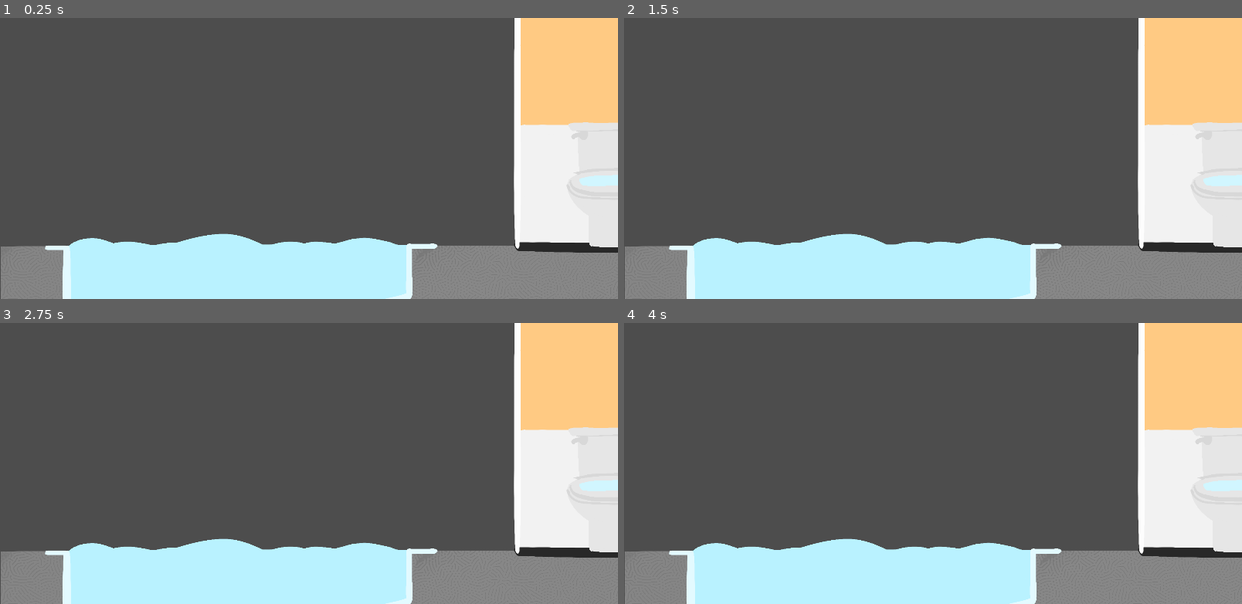
Above: before the commit, frames 1-4 (two rows, left to right).
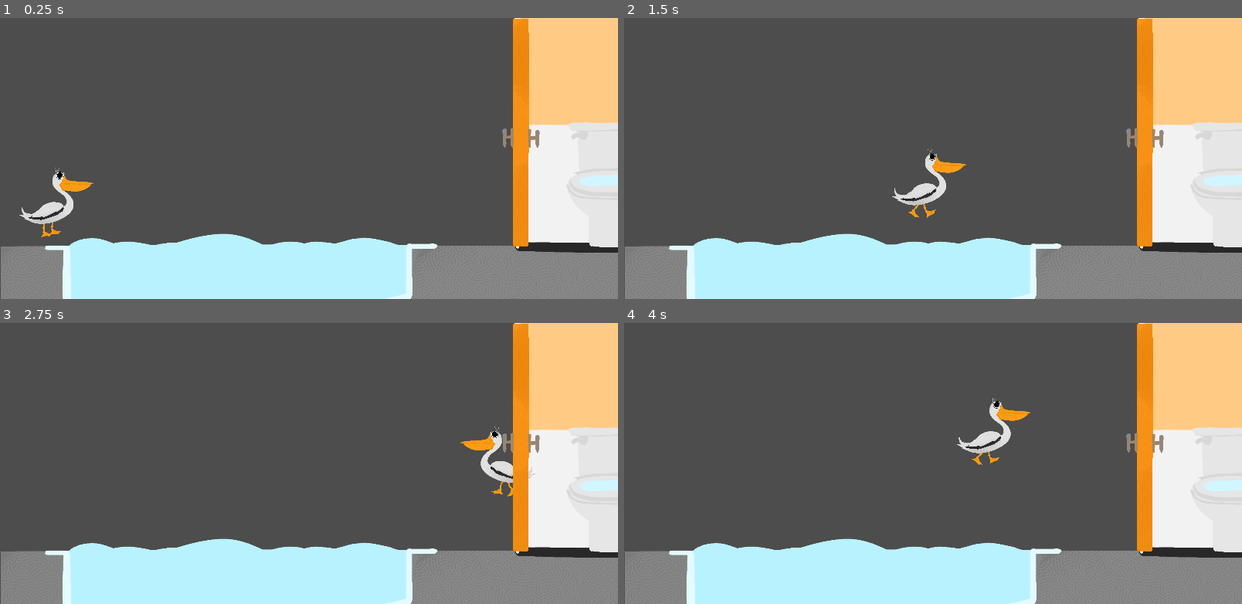
Above: after the commit, the same moments.

Repository: CISC204-S25/final-project-team-6
Game: Godot game, scene res://bathroom/bathroom.tscn
Same seed, same stepped clock (60 frames per second), same inputs: the game is played once before the commit and once after it. This scene is started directly instead of the project's main scene.
Inputs:
- Up to frame 1 (0.25 s): no input
- Up to frame 2 (1.5 s): tap Enter at 0.5 s; hold D (BirdRight) from 0.53 s (still down); tap Shift (Puffing) at 0.6 s; tap W (BirdUp) at 0.77 s; tap E (BirdPickup) at 1.35 s
- Up to frame 3 (2.75 s): tap W (BirdUp) at 1.52 s; tap Shift (Puffing) at 1.55, 2.1 s; release D (BirdRight) at 2.03 s; hold A (BirdLeft) from 2.03 s (still down)
- Up to frame 4 (4 s): release A (BirdLeft) at 2.78 s; hold D (BirdRight) from 2.78 s (still down); tap Space (Space) at 2.85 s; tap W (BirdUp) at 3.02, 3.77 s; tap Shift (Puffing) at 3.05, 3.6 s

The runs differ from the first frame. In frame 1, 3.0% of the frame differs, in the area x 3-88%, y 0-82%; in frame 2, 3.0%, in the area x 43-88%, y 0-82%; in frame 3, 2.9%; in frame 4, 3.0%.
Error before the commit: Invalid assignment of property or key 'value' with value of type 'float' on a base object of type 'null instance'. (res://pufferfish/SwimmingPlayer.gd:82)

Commit message:
Fixing stuff
Trying to fix some things like signals

Diff:
--- a/final-project/bathroom/bathroom.gd
+++ b/final-project/bathroom/bathroom.gd
@@ -1,11 +1,14 @@
 extends Node2D
 signal swimming
 signal notSwimming
+signal puffed_changed
+
+var is_puffed = false
 
 
 # Called when the node enters the scene tree for the first time.
 func _ready() -> void:
-	pass # Replace with function body.
+	pass
 
 
 # Called every frame. 'delta' is the elapsed time since the previous frame.
@@ -23,3 +26,19 @@
 
 func _on_collectable_body_entered(body: Node2D) -> void:
 	$collectable.hide();
+
+
+
+func _on_next_level_body_entered(body: Node2D) -> void:
+	get_tree().change_scene_to_file("res://vent_room/vent_room.tscn")
+
+
+func _on_be_puffed_body_entered(body: Node2D) -> void:
+	if(is_puffed == true):
+		$Doors/ClosedDoor.hide()
+		$Doors/OpenDoor.show()
+
+func _on_puffed_changed(new_bool : bool):
+	puffed_changed.emit()
+	if new_bool:
+		is_puffed = true
--- a/final-project/bathroom/bathroom.tscn
+++ b/final-project/bathroom/bathroom.tscn
@@ -1,8 +1,11 @@
-[gd_scene load_steps=27 format=3 uid="uid://c78mcnowa58pg"]
+[gd_scene load_steps=36 format=3 uid="uid://c78mcnowa58pg"]
 
 [ext_resource type="Script" path="res://bathroom/bathroom.gd" id="1_6ydqp"]
 [ext_resource type="Texture2D" uid="uid://ddpbvgqd36uec" path="res://bathroom/Untitled_Artwork (25).png" id="2_4m42d"]
 [ext_resource type="PackedScene" uid="uid://cv1x731ovllyw" path="res://pelican/pelican.tscn" id="3_wkrgc"]
+[ext_resource type="PackedScene" uid="uid://b8wyxwwulkfme" path="res://items/chips.tscn" id="4_3q0g8"]
+[ext_resource type="Texture2D" uid="uid://hdoimtbpwypg" path="res://bathroom/closedDoor.png" id="5_muf0u"]
+[ext_resource type="Texture2D" uid="uid://brimus63kenu0" path="res://bathroom/openedDoor.png" id="5_rvag1"]
 
 [sub_resource type="RectangleShape2D" id="RectangleShape2D_qlned"]
 size = Vector2(120.5, 256)
@@ -26,10 +29,7 @@
 size = Vector2(200, 785)
 
 [sub_resource type="RectangleShape2D" id="RectangleShape2D_4yj4v"]
-size = Vector2(636, 20)
-
-[sub_resource type="RectangleShape2D" id="RectangleShape2D_lctpo"]
-size = Vector2(45.5, 394.5)
+size = Vector2(1589, 55)
 
 [sub_resource type="RectangleShape2D" id="RectangleShape2D_11p6r"]
 size = Vector2(279.5, 53)
@@ -41,10 +41,19 @@
 size = Vector2(172, 42)
 
 [sub_resource type="RectangleShape2D" id="RectangleShape2D_buk6o"]
-size = Vector2(20, 82)
+size = Vector2(20, 98)
 
 [sub_resource type="RectangleShape2D" id="RectangleShape2D_bgrsy"]
-size = Vector2(44, 412)
+size = Vector2(39, 412)
+
+[sub_resource type="RectangleShape2D" id="RectangleShape2D_4sqmu"]
+size = Vector2(27, 11.75)
+
+[sub_resource type="RectangleShape2D" id="RectangleShape2D_gqqln"]
+size = Vector2(22.3524, 11)
+
+[sub_resource type="RectangleShape2D" id="RectangleShape2D_u7atd"]
+size = Vector2(14, 40)
 
 [sub_resource type="RectangleShape2D" id="RectangleShape2D_7tfxe"]
 size = Vector2(608, 94)
@@ -70,8 +79,21 @@
 [sub_resource type="RectangleShape2D" id="RectangleShape2D_04klo"]
 size = Vector2(58.5, 194)
 
-[sub_resource type="CircleShape2D" id="CircleShape2D_iygdn"]
-radius = 43.2897
+[sub_resource type="RectangleShape2D" id="RectangleShape2D_3qjrl"]
+size = Vector2(74, 160)
+
+[sub_resource type="CapsuleShape2D" id="CapsuleShape2D_1pse2"]
+radius = 35.0
+height = 120.0
+
+[sub_resource type="RectangleShape2D" id="RectangleShape2D_5e5t8"]
+size = Vector2(44, 150)
+
+[sub_resource type="RectangleShape2D" id="RectangleShape2D_2jofu"]
+size = Vector2(57.5, 407)
+
+[sub_resource type="RectangleShape2D" id="RectangleShape2D_qx2by"]
+size = Vector2(160.5, 145.5)
 
 [node name="Bathroom" type="Node2D"]
 script = ExtResource("1_6ydqp")
@@ -113,12 +135,8 @@
 shape = SubResource("RectangleShape2D_y4ckc")
 
 [node name="CollisionShape2D8" type="CollisionShape2D" parent="walls"]
-position = Vector2(1233, -13)
+position = Vector2(756.5, -30.5)
 shape = SubResource("RectangleShape2D_4yj4v")
-
-[node name="CollisionShape2D9" type="CollisionShape2D" parent="walls"]
-position = Vector2(913.75, 200.75)
-shape = SubResource("RectangleShape2D_lctpo")
 
 [node name="CollisionShape2D10" type="CollisionShape2D" parent="walls"]
 position = Vector2(433.25, 636.5)
@@ -134,14 +152,28 @@
 shape = SubResource("RectangleShape2D_xx1kc")
 
 [node name="CollisionShape2D13" type="CollisionShape2D" parent="walls"]
-position = Vector2(1269, 371)
+position = Vector2(1269, 363)
 shape = SubResource("RectangleShape2D_buk6o")
 
 [node name="CollisionShape2D14" type="CollisionShape2D" parent="walls"]
-position = Vector2(12, 196)
+position = Vector2(-15.5, 192)
 shape = SubResource("RectangleShape2D_bgrsy")
 
+[node name="CollisionShape2D9" type="CollisionShape2D" parent="walls"]
+position = Vector2(1245, 318)
+shape = SubResource("RectangleShape2D_4sqmu")
+
+[node name="CollisionShape2D15" type="CollisionShape2D" parent="walls"]
+position = Vector2(1227.05, 308.552)
+rotation = 0.644027
+shape = SubResource("RectangleShape2D_gqqln")
+
+[node name="CollisionShape2D16" type="CollisionShape2D" parent="walls"]
+position = Vector2(1215, 279)
+shape = SubResource("RectangleShape2D_u7atd")
+
 [node name="pool_pipes" type="Area2D" parent="."]
+position = Vector2(2, 6)
 metadata/_edit_group_ = true
 
 [node name="CollisionShape2D" type="CollisionShape2D" parent="pool_pipes"]
@@ -177,18 +209,52 @@
 position = Vector2(1314.75, 509)
 shape = SubResource("RectangleShape2D_04klo")
 
+[node name="CollisionShape2D9" type="CollisionShape2D" parent="pool_pipes"]
+position = Vector2(1312, 332)
+shape = SubResource("RectangleShape2D_3qjrl")
+
+[node name="CollisionShape2D10" type="CollisionShape2D" parent="pool_pipes"]
+position = Vector2(1275, 273)
+rotation = 1.5708
+shape = SubResource("CapsuleShape2D_1pse2")
+
 [node name="pelican" parent="." instance=ExtResource("3_wkrgc")]
-position = Vector2(1442, 80)
-
-[node name="collectable" type="Area2D" parent="."]
-position = Vector2(94, 351)
-metadata/_edit_group_ = true
-
-[node name="CollisionShape2D" type="CollisionShape2D" parent="collectable"]
-shape = SubResource("CircleShape2D_iygdn")
-
-[node name="Sprite2D" type="Sprite2D" parent="collectable"]
+position = Vector2(98, 328)
+
+[node name="chips" parent="." instance=ExtResource("4_3q0g8")]
+position = Vector2(1447, 75)
+
+[node name="NextLevel" type="Area2D" parent="."]
+
+[node name="CollisionShape2D" type="CollisionShape2D" parent="NextLevel"]
+position = Vector2(1542, 74)
+shape = SubResource("RectangleShape2D_5e5t8")
+
+[node name="Doors" type="StaticBody2D" parent="."]
+
+[node name="OpenDoor" type="Sprite2D" parent="Doors"]
+visible = false
+position = Vector2(834, 205.469)
+scale = Vector2(0.31537, 0.3483)
+texture = ExtResource("5_rvag1")
+
+[node name="ClosedDoor" type="Sprite2D" parent="Doors"]
+position = Vector2(928.5, 203)
+scale = Vector2(0.309091, 0.344103)
+texture = ExtResource("5_muf0u")
+
+[node name="CollisionShape2D" type="CollisionShape2D" parent="Doors/ClosedDoor"]
+position = Vector2(-8.08813, 2.90607)
+scale = Vector2(3.23529, 2.9061)
+shape = SubResource("RectangleShape2D_2jofu")
+
+[node name="bePuffed" type="Area2D" parent="."]
+
+[node name="CollisionShape2D" type="CollisionShape2D" parent="bePuffed"]
+position = Vector2(1045.75, 332.75)
+shape = SubResource("RectangleShape2D_qx2by")
 
 [connection signal="body_entered" from="pool_pipes" to="." method="_on_pool_pipes_body_entered"]
 [connection signal="body_exited" from="pool_pipes" to="." method="_on_pool_pipes_body_exited"]
-[connection signal="body_entered" from="collectable" to="." method="_on_collectable_body_entered"]
+[connection signal="body_entered" from="NextLevel" to="." method="_on_next_level_body_entered"]
+[connection signal="body_entered" from="bePuffed" to="." method="_on_be_puffed_body_entered"]
--- /dev/null
+++ b/final-project/items/chips.gd
@@ -0,0 +1,16 @@
+extends Area2D
+
+var gotChips = false
+
+# Called when the node enters the scene tree for the first time.
+func _ready() -> void:
+	play_animation("AnimatedSprite2D", "spinning")
+
+func _on_body_entered(body: Node2D) -> void:
+	gotChips = true
+	$".".hide()
+
+func play_animation(sprite_name: String, animation_name: String):
+	var animated_sprite = get_node(sprite_name)
+	if animated_sprite:
+		animated_sprite.play(animation_name)
--- a/final-project/items/chips.tscn
+++ b/final-project/items/chips.tscn
@@ -1,6 +1,7 @@
-[gd_scene load_steps=8 format=3 uid="uid://b8wyxwwulkfme"]
+[gd_scene load_steps=9 format=3 uid="uid://b8wyxwwulkfme"]
 
 [ext_resource type="Texture2D" uid="uid://ccq2ine6vygwc" path="res://items/spinning1.png" id="1_3nrnx"]
+[ext_resource type="Script" path="res://items/chips.gd" id="1_u74h6"]
 [ext_resource type="Texture2D" uid="uid://c8xyasujho8xc" path="res://items/spinning2.png" id="2_mrjsn"]
 [ext_resource type="Texture2D" uid="uid://jtbm84pvnr76" path="res://items/spinning3.png" id="3_d3u3e"]
 [ext_resource type="Texture2D" uid="uid://cgu00b4wvux0r" path="res://items/spinning4.png" id="4_bkbp5"]
@@ -30,6 +31,7 @@
 radius = 120.204
 
 [node name="chips" type="Area2D"]
+script = ExtResource("1_u74h6")
 
 [node name="AnimatedSprite2D" type="AnimatedSprite2D" parent="."]
 scale = Vector2(0.3, 0.3)
@@ -43,3 +45,5 @@
 
 [node name="CollisionShape2D" type="CollisionShape2D" parent="."]
 shape = SubResource("CircleShape2D_ifqm7")
+
+[connection signal="body_entered" from="." to="." method="_on_body_entered"]
--- /dev/null
+++ b/final-project/items/phone.gd
@@ -0,0 +1,16 @@
+extends Area2D
+
+var gotPhone = false
+
+# Called when the node enters the scene tree for the first time.
+func _ready() -> void:
+	play_animation("AnimatedSprite2D", "spinning")
+
+func _on_body_entered(body: Node2D) -> void:
+	gotPhone = true
+	$".".hide()
+
+func play_animation(sprite_name: String, animation_name: String):
+	var animated_sprite = get_node(sprite_name)
+	if animated_sprite:
+		animated_sprite.play(animation_name)
--- a/final-project/items/phone.tscn
+++ b/final-project/items/phone.tscn
@@ -1,6 +1,7 @@
-[gd_scene load_steps=8 format=3 uid="uid://bwjfjnnjnuf82"]
+[gd_scene load_steps=9 format=3 uid="uid://bwjfjnnjnuf82"]
 
 [ext_resource type="Texture2D" uid="uid://ccq2ine6vygwc" path="res://items/spinning1.png" id="1_5hxuh"]
+[ext_resource type="Script" path="res://items/phone.gd" id="1_caml3"]
 [ext_resource type="Texture2D" uid="uid://c8xyasujho8xc" path="res://items/spinning2.png" id="2_xyyew"]
 [ext_resource type="Texture2D" uid="uid://jtbm84pvnr76" path="res://items/spinning3.png" id="3_r5mbf"]
 [ext_resource type="Texture2D" uid="uid://cgu00b4wvux0r" path="res://items/spinning4.png" id="4_nl7cj"]
@@ -30,6 +31,7 @@
 radius = 120.204
 
 [node name="Phone" type="Area2D"]
+script = ExtResource("1_caml3")
 
 [node name="AnimatedSprite2D" type="AnimatedSprite2D" parent="."]
 scale = Vector2(0.3, 0.3)
--- /dev/null
+++ b/final-project/items/soda.gd
@@ -0,0 +1,16 @@
+extends Area2D
+
+var gotSoda = false
+
+# Called when the node enters the scene tree for the first time.
+func _ready() -> void:
+	play_animation("AnimatedSprite2D", "spinning")
+
+func _on_body_entered(body: Node2D) -> void:
+	gotSoda = true
+	$".".hide()
+
+func play_animation(sprite_name: String, animation_name: String):
+	var animated_sprite = get_node(sprite_name)  # Assuming the sprite node name
+	if animated_sprite:
+		animated_sprite.play(animation_name)
--- a/final-project/items/soda.tscn
+++ b/final-project/items/soda.tscn
@@ -1,5 +1,6 @@
-[gd_scene load_steps=8 format=3 uid="uid://t6csj56yqw5m"]
+[gd_scene load_steps=9 format=3 uid="uid://t6csj56yqw5m"]
 
+[ext_resource type="Script" path="res://items/soda.gd" id="1_kjjgc"]
 [ext_resource type="Texture2D" uid="uid://ccq2ine6vygwc" path="res://items/spinning1.png" id="1_oemio"]
 [ext_resource type="Texture2D" uid="uid://c8xyasujho8xc" path="res://items/spinning2.png" id="2_0k8j8"]
 [ext_resource type="Texture2D" uid="uid://jtbm84pvnr76" path="res://items/spinning3.png" id="3_117wm"]
@@ -30,6 +31,7 @@
 radius = 120.204
 
 [node name="Soda" type="Area2D"]
+script = ExtResource("1_kjjgc")
 
 [node name="AnimatedSprite2D" type="AnimatedSprite2D" parent="."]
 scale = Vector2(0.3, 0.3)
--- a/final-project/party_room/party_room.gd
+++ b/final-project/party_room/party_room.gd
@@ -1,13 +1,15 @@
 extends Node2D
 signal swimming
 signal notSwimming
+signal puffed_changed
 
-
+var is_puffed = false
 
 
 # Called when the node enters the scene tree for the first time.
 func _ready() -> void:
-	pass # Replace with function body.
+	#puffed_changed.connect(_on_puffed_changed(false))
+	pass
 
 
 # Called every frame. 'delta' is the elapsed time since the previous frame.
@@ -24,15 +26,9 @@
 
 
 func _on_be_puffed_area_body_entered(body: Node2D) -> void:
-	if(PufferFish.puffed == true):
+	if(is_puffed == true):
 		$background2.show()
 		$lampStaticBody.hide()
-
-
-func _on_pick_up_item_body_entered(body: Node2D) -> void:
-	$PickUpItem/Item.hide()
-	$InvisbleStaticBody.hide()
-
 
 func _on_exit_area_body_entered(body: Node2D) -> void:
 	#leads back to the vent room
@@ -41,3 +37,8 @@
 
 func _on_punch_bowl_area_body_entered(body: Node2D) -> void:
 	swimming.emit();
+
+func _on_puffed_changed(new_bool : bool):
+	puffed_changed.emit()
+	if new_bool:
+		is_puffed = true
--- a/final-project/party_room/party_room.tscn
+++ b/final-project/party_room/party_room.tscn
@@ -4,6 +4,7 @@
 [ext_resource type="Texture2D" uid="uid://cetptcnry47l2" path="res://party_room/Untitled_Artwork (27).png" id="2_us5o7"]
 [ext_resource type="Texture2D" uid="uid://klel4flsrtyq" path="res://party_room/Untitled_Artwork (29).png" id="3_byfbw"]
 [ext_resource type="Texture2D" uid="uid://ljp86ne1vwoi" path="res://party_room/Untitled_Artwork (33).png" id="3_in1j7"]
+[ext_resource type="PackedScene" uid="uid://bwjfjnnjnuf82" path="res://items/phone.tscn" id="5_5t23l"]
 
 [sub_resource type="RectangleShape2D" id="RectangleShape2D_po72i"]
 size = Vector2(395.387, 219.821)
@@ -58,9 +59,6 @@
 
 [sub_resource type="RectangleShape2D" id="RectangleShape2D_2a32t"]
 size = Vector2(80, 245.5)
-
-[sub_resource type="CircleShape2D" id="CircleShape2D_ir340"]
-radius = 94.0053
 
 [sub_resource type="RectangleShape2D" id="RectangleShape2D_c4b66"]
 size = Vector2(94, 160)
@@ -189,24 +187,17 @@
 [node name="invisiableDoor" type="CollisionShape2D" parent="InvisbleStaticBody"]
 shape = SubResource("RectangleShape2D_2a32t")
 
-[node name="PickUpItem" type="Area2D" parent="."]
-
-[node name="Item" type="Sprite2D" parent="PickUpItem"]
-
-[node name="CollisionShape2D" type="CollisionShape2D" parent="PickUpItem/Item"]
-position = Vector2(585, 657)
-shape = SubResource("CircleShape2D_ir340")
-
 [node name="bePuffedArea" type="Area2D" parent="."]
 
 [node name="bePuffed" type="CollisionShape2D" parent="bePuffedArea"]
 position = Vector2(1747, 272)
 shape = SubResource("RectangleShape2D_c4b66")
+
+[node name="Phone" parent="." instance=ExtResource("5_5t23l")]
+position = Vector2(594, 650)
 
 [connection signal="area_entered" from="PunchBowlArea" to="." method="_on_punch_bowl_area_area_entered"]
 [connection signal="body_entered" from="PunchBowlArea" to="." method="_on_punch_bowl_area_body_entered"]
 [connection signal="area_entered" from="exitArea" to="." method="_on_exit_area_area_entered"]
 [connection signal="body_entered" from="exitArea" to="." method="_on_exit_area_body_entered"]
-[connection signal="area_entered" from="PickUpItem" to="." method="_on_pick_up_item_area_entered"]
-[connection signal="body_entered" from="PickUpItem" to="." method="_on_pick_up_item_body_entered"]
 [connection signal="area_entered" from="bePuffedArea" to="." method="_on_be_puffed_area_area_entered"]
--- a/final-project/project.godot
+++ b/final-project/project.godot
@@ -17,7 +17,9 @@
 
 [autoload]
 
-PufferFish="*res://pufferfish/SwimmingPlayer.gd"
+Chips="*res://items/chips.gd"
+Phone="*res://items/phone.gd"
+Soda="*res://items/soda.gd"
 
 [display]
 
--- a/final-project/pufferfish/SwimmingPlayer.gd
+++ b/final-project/pufferfish/SwimmingPlayer.gd
@@ -7,8 +7,10 @@
 @export var gravity = 900.0
 @export var jump_force = 400.0
 @onready var sprite = $AnimatedSprite2D
+@onready var loadBar = $loadBar
 
 @export var puffed = false
+signal puffed_changed(new_value: bool)
 
 var in_water: bool = true
 @export var water_state_cooldown = 0.01 # in seconds
@@ -79,8 +81,10 @@
 
 
 func _ready() -> void:
-	$loadBar.value = out_of_water_duration
-	$loadBar.hide()
+	loadBar.value = out_of_water_duration
+	loadBar.hide()
+
+
 
 func _process(delta):
 	if water_state_timer > 0.0:
@@ -165,3 +169,13 @@
 		$AnimatedSprite2D.play(("puffed"))
 	else:
 		$AnimatedSprite2D.stop()
+
+func _is_puffed() -> void:
+	if(Input.is_action_just_pressed("Puffing") && puffed == false):
+		emit_signal("puffed_changed", puffed_changed)
+		puffed = true;
+		$AnimatedSprite2D.play("puffing_up")
+	elif(Input.is_action_just_pressed("Puffing") && puffed == true):
+		emit_signal("puffed_changed", puffed_changed)
+		puffed = false;
+		$AnimatedSprite2D.play_backwards("puffing_up")
--- a/final-project/pufferfish/pufferfish.tscn
+++ b/final-project/pufferfish/pufferfish.tscn
@@ -154,4 +154,5 @@
 horizontal_alignment = 1
 autowrap_mode = 3
 
+[connection signal="puffed_changed" from="." to="." method="_on_puffed_changed"]
 [connection signal="animation_finished" from="AnimatedSprite2D" to="." method="_on_animated_sprite_2d_animation_finished"]
Binary file added: final-project/bathroom/closedDoor.png
Not shown, added: final-project/bathroom/closedDoor.png.import
Binary file added: final-project/bathroom/openedDoor.png
Not shown, added: final-project/bathroom/openedDoor.png.import
Not shown: 1 places in final-project/pufferfish/SwimmingPlayer.tscn that only renumber resources
